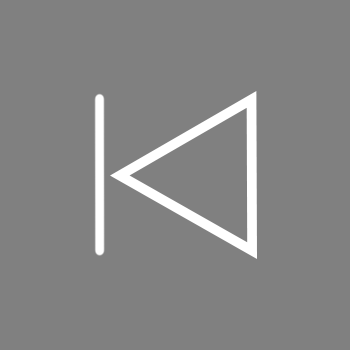
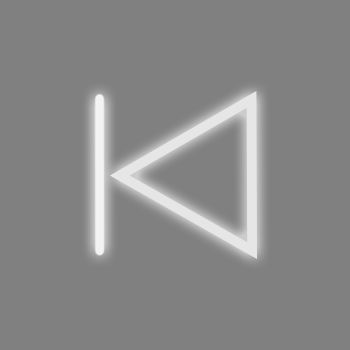
The second 350 × 350 image is a revision of the first. Changes to its layers:
"图层 2": opacity 100% → 90% over [94, 93, 105, 256]
"多边形 1": opacity 100% → 80% over [110, 91, 257, 259]
